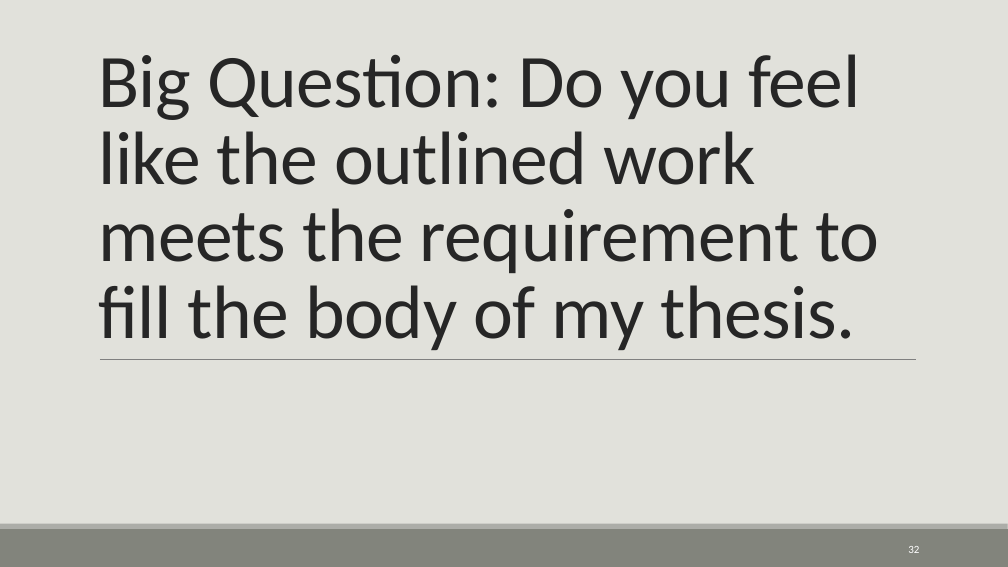
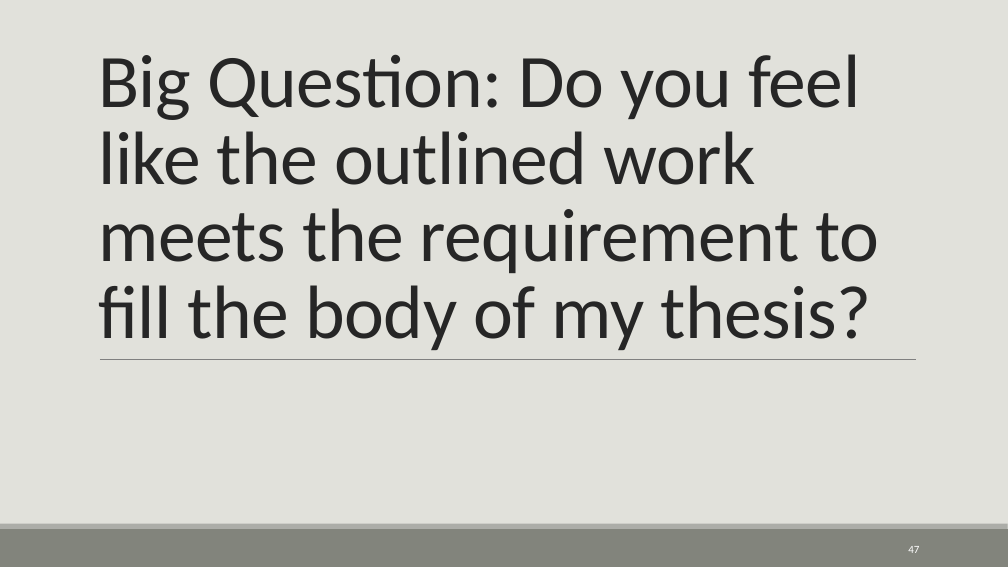
Before and after one commit to CNorthwayMedPhys/Full-Body-Flow-Model-Project, a slide deck: slide 47 of Working Documents/11.25_Committee Meeting.pptx (slide 32 before the commit). Drawn at 1008x567 pixels with LibreOffice and Linux fonts; fonts in the diff are those of the drawing. Boxes give left, top, right and bottom in pixels: in the first picture for what was removed or moved away, otherwise in the second. Text is boxed around its words. In the diff, an @@ line names an element or a change of style, - is before the commit and + after.

```diff
--- a/Working Documents/11.25_Committee Meeting.pptx
+++ b/Working Documents/11.25_Committee Meeting.pptx
@@ title at bbox=[98, 54, 880, 350]: text changed @@
-Big Question: Do you feel like the outlined work meets the requirement to fill the body of my thesis.
+Big Question: Do you feel like the outlined work meets the requirement to fill the body of my thesis?
@@ page number at bbox=[908, 546, 919, 553]: text changed @@
-32
+47
```
Also in this commit, not shown: 7 other slides changed, 17 slides added, 2 slides removed.
